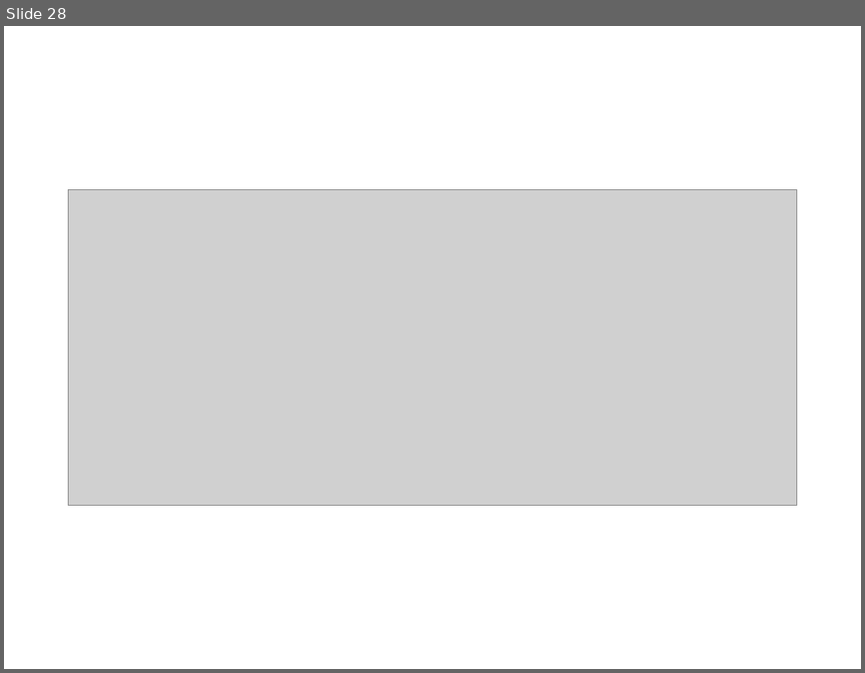
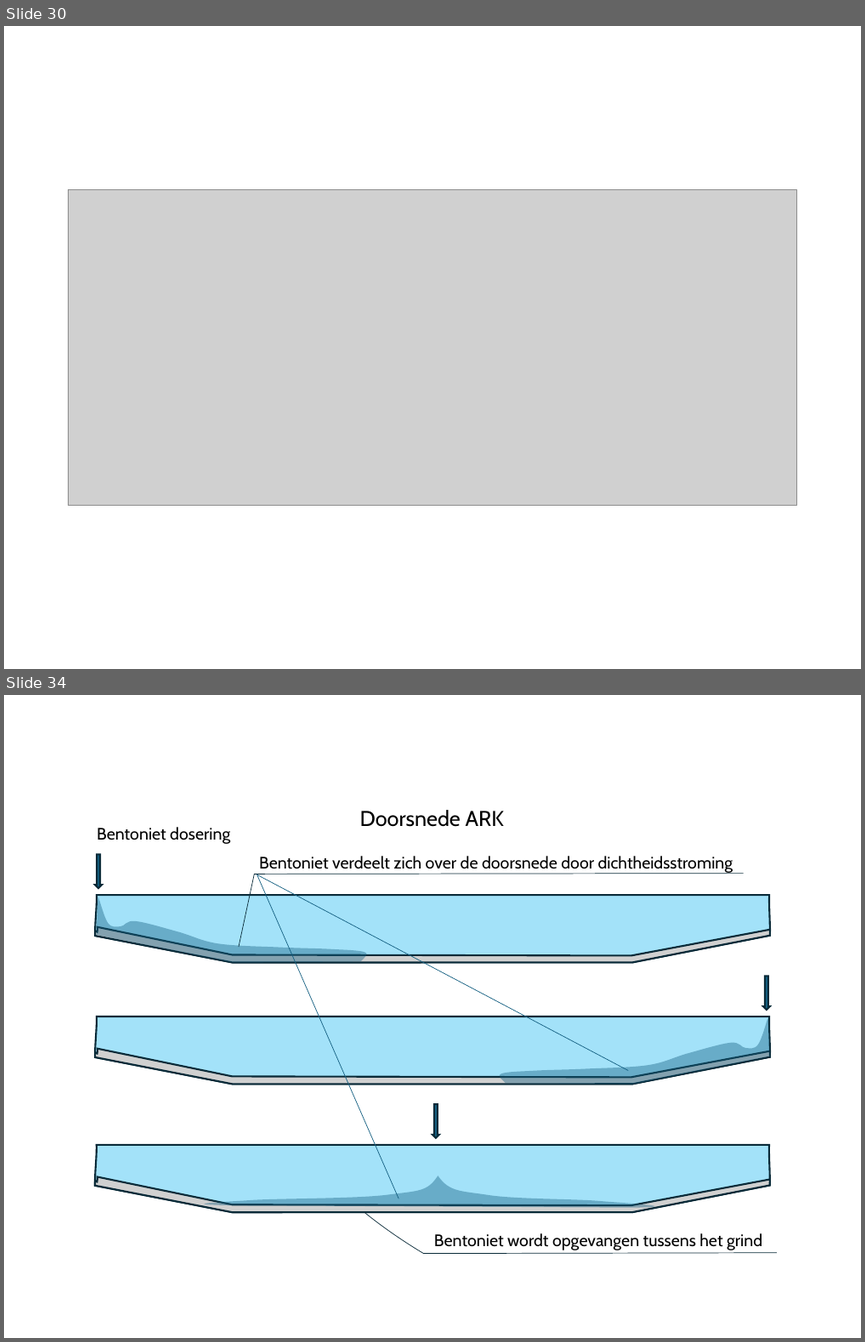
Before and after one commit to Olsthoorn/mf6lab, a slide deck: Projects/ARK_RWS/images/Plaatjes_RWS_ARK.pptx. Shown one above the other, each under a label of ours: slide 28 before the commit, slides 30 and 34 after it; the slides between them are not shown. The pictures are 865x673 and 865x1342 pixels, drawn with LibreOffice and Linux fonts; fonts in the diff are those of the drawing; grey boxes stand for pictures. Boxes give left, top, right and bottom in pixels: in the first picture for what was removed or moved away, otherwise in the second. Text is boxed around its words. In the diff, an @@ line names an element or a change of style, - is before the commit and + after.

```diff
--- a/Projects/ARK_RWS/images/Plaatjes_RWS_ARK.pptx
+++ b/Projects/ARK_RWS/images/Plaatjes_RWS_ARK.pptx
@@ slide 34 added at (4, 695, 861, 1338), background #FFFFFF @@
@@ text added at (360, 810, 504, 827), 18 pt, text #000000 @@
+Doorsnede ARK
@@ text added at (97, 827, 230, 844), 14 pt, text #000000 @@
+Bentoniet dosering
@@ down arrow added at (95, 854, 102, 888), fill #156082, outline #092A39 1.5 pt @@
@@ text added at (259, 856, 733, 873), 14 pt, text #000000 @@
+Bentoniet verdeelt zich over de doorsnede door dichtheidsstroming
@@ freeform shape added at (95, 895, 770, 962), fill #00B0F0 at 36% opacity, outline #092A39 1.5 pt @@
@@ freeform shape added at (96, 896, 366, 962), fill #156082 at 41% opacity @@
@@ freeform shape added at (239, 873, 744, 947), outline #092A39 0.5 pt @@
@@ line added from (256, 875) to (628, 1071), #156082 0.5 pt @@
@@ line added from (256, 875) to (399, 1199), #156082 0.5 pt @@
@@ picture added at (95, 927, 770, 962) @@
@@ down arrow added at (763, 976, 770, 1009), fill #156082, outline #092A39 1.5 pt @@
@@ freeform shape added at (95, 1016, 770, 1084), fill #00B0F0 at 36% opacity, outline #092A39 1.5 pt @@
@@ freeform shape added at (500, 1017, 770, 1083), fill #156082 at 41% opacity @@
@@ picture added at (95, 1048, 770, 1083) @@
@@ down arrow added at (432, 1104, 439, 1137), fill #156082, outline #092A39 1.5 pt @@
@@ freeform shape added at (95, 1145, 770, 1213), fill #00B0F0 at 36% opacity, outline #092A39 1.5 pt @@
@@ picture added at (95, 1176, 770, 1212) @@
@@ freeform shape added at (204, 1175, 654, 1208), fill #156082 at 41% opacity @@
@@ freeform shape added at (364, 1212, 777, 1253), outline #092A39 0.5 pt @@
@@ text added at (434, 1233, 762, 1250), 14 pt, text #000000 @@
+Bentoniet wordt opgevangen tussens het grind
@@ what was slide 28 is now slide 30 @@
```
Also in this commit, not shown: 16 other slides added, 28 other files.
